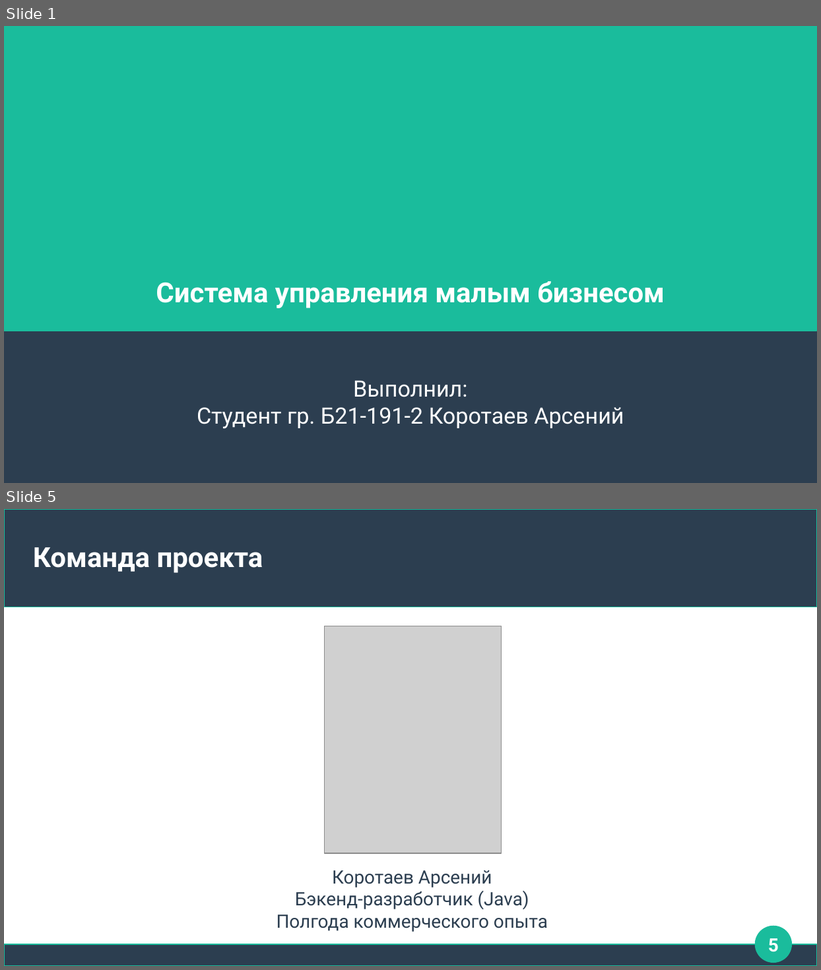
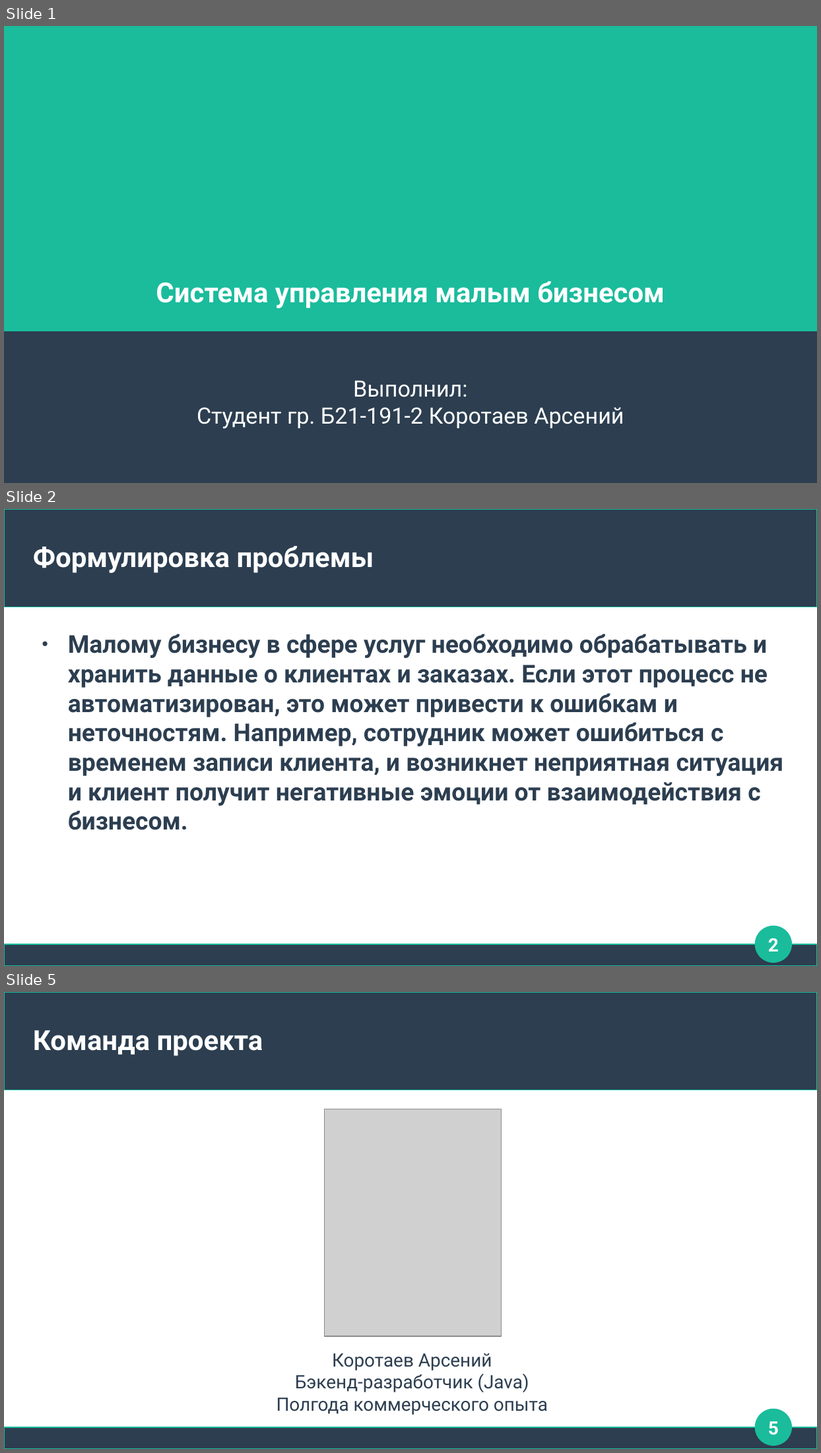
Before and after one commit to itam8/istu-lab-kppo-2024-2025, a slide deck: КоротаевАП_ЛБ1/пикпо презентация.pptx. Shown one above the other, each under a label of ours: slides 1 and 5 before the commit, slides 1, 2 and 5 after it; the slides between them are not shown. The pictures are 821x970 and 821x1453 pixels, drawn with LibreOffice and Linux fonts; fonts in the diff are those of the drawing; grey boxes stand for pictures. Boxes give left, top, right and bottom in pixels: in the first picture for what was removed or moved away, otherwise in the second. Text is boxed around its words. In the diff, an @@ line names an element or a change of style, - is before the commit and + after.

```diff
--- a/КоротаевАП_ЛБ1/пикпо презентация.pptx
+++ b/КоротаевАП_ЛБ1/пикпо презентация.pptx
@@ slide 2 added at <box>4,509,817,966</box>, background #FFFFFF; not listed: 3 template elements that a slide beside it also shows @@
@@ title added at <box>33,546,374,573</box>, 27 pt, text #FFFFFF, bold @@
+Формулировка проблемы
@@ text added at <box>68,634,784,830</box>, 24 pt, text #2C3E50, bold @@
+● Малому бизнесу в сфере услуг необходимо обрабатывать и хранить данные о клиентах и заказах. Если этот процесс не автоматизирован, это может привести к ошибкам и неточностям. Например, сотрудник может ошибиться с временем записи клиента, и возникнет неприятная ситуация и клиент получит негативные эмоции от взаимодействия с бизнесом.
@@ page number added at <box>768,939,779,952</box>, 18 pt, text #FFFFFF, bold @@
+2
```
Also in this commit, not shown: 2 slides changed, 1 slide removed, 1 other file.
